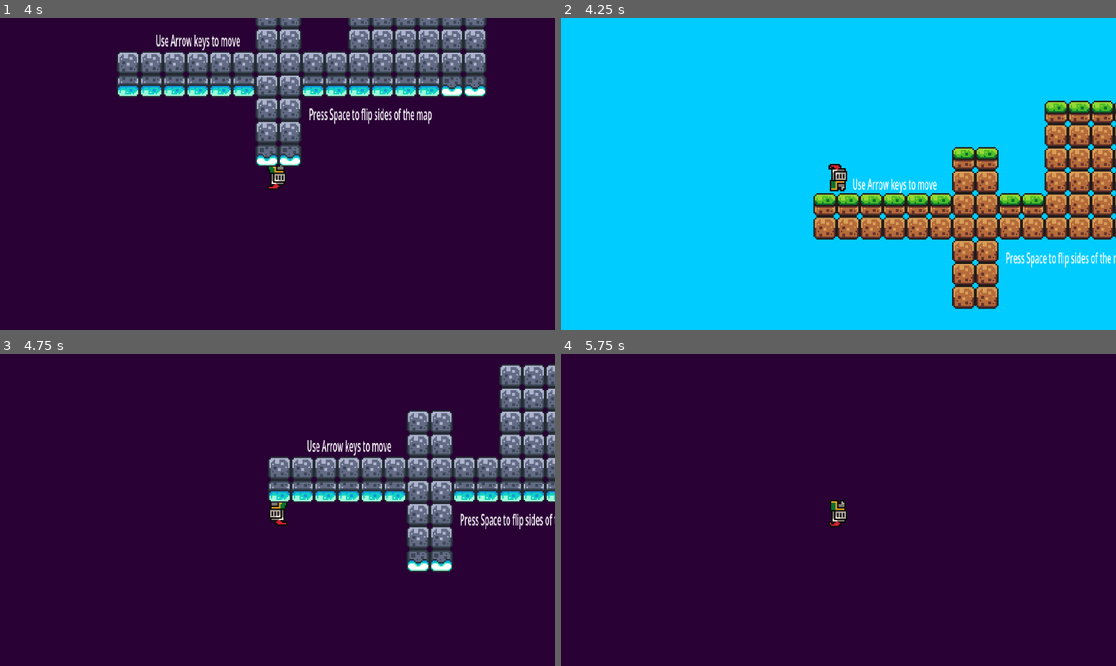
Above: before the commit, frames 1-4 (two rows, left to right).
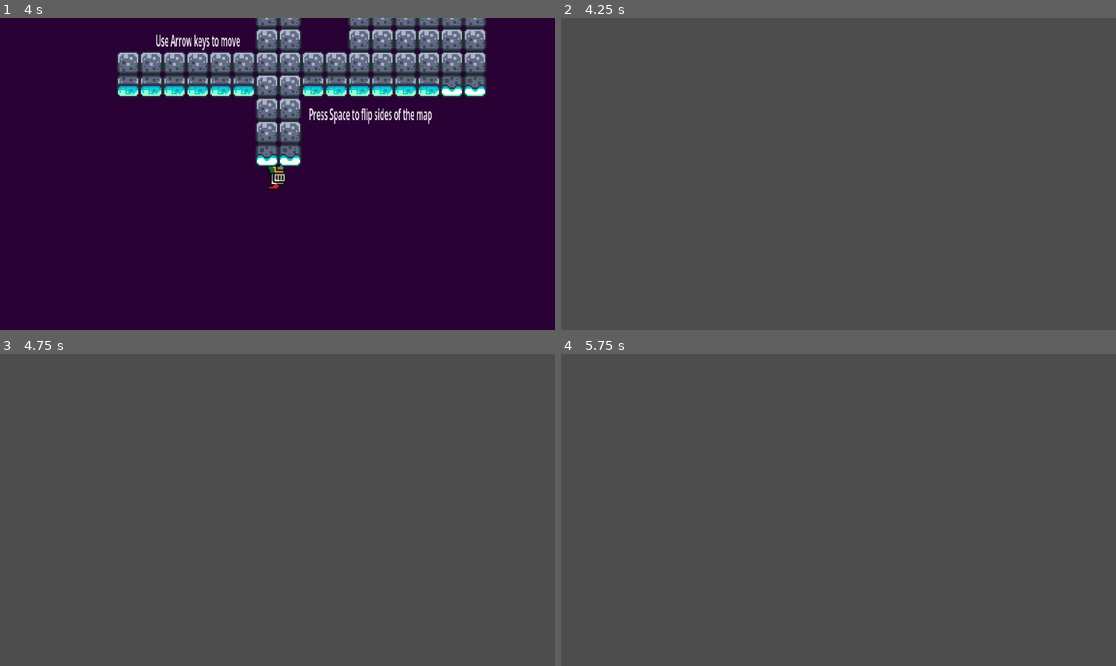
Above: after the commit, the same moments.

Repository: jasjakub1/Flipside
Game: Godot game, scene res://Scenes/Scene 1.tscn
Two runs of this game, one before a commit and one after it. Both use one fixed random seed, a clock stepped at 60 frames per second and the inputs below.
Inputs:
- Up to frame 1 (4 s): tap Space (flip) at 0.5, 1.25, 1.35, 2, 2.75, 3.5, 3.6 s; hold Right (right) 0.53-2.03 s; tap Enter (return, bound only after the commit) at 0.6, 1.55, 2.1, 2.85, 3.8 s; tap Up (up) at 0.77, 1.52, 3.02, 3.77 s; hold Left (left) 2.03-2.78 s; hold Right (right) from 2.78 s (still down)
- Up to frame 2 (4.25 s): keep holding Right (right); tap R (retry) at 4.15 s
- Up to frame 3 (4.75 s): tap Space (flip) at 4.25 s; release Right (right) at 4.28 s; hold Left (left) from 4.28 s (still down); tap Enter (return, bound only after the commit) at 4.35 s; tap Up (up) at 4.52 s
- Up to frame 4 (5.75 s): release Left (left) at 5.03 s; hold Right (right) from 5.03 s (still down); tap Enter (return, bound only after the commit) at 5.1 s

Frame 1 is identical in both runs. In frame 2, 100% of the frame differs, in the area x 0-100%, y 0-100%; in frame 3, 98%; in frame 4, 100%.

Commit message:
Added credits and a main menu

Diff:
--- /dev/null
+++ b/Scenes/Credits.tscn
@@ -0,0 +1,32 @@
+[gd_scene format=3 uid="uid://bqg6wo8v7hqmo"]
+
+[ext_resource type="Script" uid="uid://bs4rcpfmh5evk" path="res://Scripts/creditsController.gd" id="1_7xmno"]
+[ext_resource type="Texture2D" uid="uid://cwpaywp283aws" path="res://Assets/000000.png" id="1_xbebw"]
+[ext_resource type="PackedScene" uid="uid://cafxfgufpiuui" path="res://Prefabs/text_default.tscn" id="2_7xmno"]
+
+[node name="Credits" type="Node2D" unique_id=731817300]
+script = ExtResource("1_7xmno")
+
+[node name="Background" type="Sprite2D" parent="." unique_id=1330707642]
+z_index = -10
+position = Vector2(599, 329)
+scale = Vector2(8.88, 4.44)
+texture = ExtResource("1_xbebw")
+
+[node name="Text1" parent="." unique_id=263910221 instance=ExtResource("2_7xmno")]
+offset_left = 273.0
+offset_top = 57.0
+offset_right = 881.77686
+offset_bottom = 314.0
+scale = Vector2(1, 2.064)
+text = "CREDITS:
+
+Main level designer - Shawn Xu
+Lead programmer - Jasper Jakubauskas
+Lead visual designer - Marco Ma
+
+Assets from Brackey's godot tutorial and Marco Ma's design
+
+Press enter to continue
+"
+horizontal_alignment = 1
--- /dev/null
+++ b/Scenes/Main Menu.tscn
@@ -0,0 +1,60 @@
+[gd_scene format=3 uid="uid://c5qfj7g4r4bbf"]
+
+[ext_resource type="Texture2D" uid="uid://dufks57o6jyfm" path="res://Assets/logo.png" id="1_totuj"]
+[ext_resource type="Texture2D" uid="uid://d30sgolrjpdkk" path="res://Assets/92a4de.png" id="2_hcxxy"]
+[ext_resource type="Texture2D" uid="uid://dbpfo2e2ag7aj" path="res://Assets/platformSplashScreen.png" id="3_ur25d"]
+[ext_resource type="Texture2D" uid="uid://cbenuwrl08w11" path="res://Assets/playMk2.png" id="4_udm2q"]
+[ext_resource type="Script" uid="uid://dpui3u5n8wd42" path="res://Scripts/playButton.gd" id="5_udm2q"]
+[ext_resource type="Texture2D" uid="uid://dh14o0dyiujfg" path="res://Assets/credits.png" id="7_0vewo"]
+[ext_resource type="Script" uid="uid://glfq6h177eb7" path="res://Scripts/CreditButton.gd" id="8_wib81"]
+
+[node name="MainMenu" type="Node2D" unique_id=966724167]
+
+[node name="Logo" type="Node2D" parent="." unique_id=136254229]
+position = Vector2(267, 142)
+scale = Vector2(4.6399994, 4.6399994)
+
+[node name="Sprite2D" type="Sprite2D" parent="Logo" unique_id=280978367]
+texture = ExtResource("1_totuj")
+
+[node name="BackGround" type="Sprite2D" parent="." unique_id=1363930795]
+z_index = -10
+position = Vector2(587.00006, 335.00003)
+scale = Vector2(8.72, 3.7400002)
+texture = ExtResource("2_hcxxy")
+
+[node name="PlatformSplashScreen" type="Sprite2D" parent="." unique_id=1965273188]
+position = Vector2(941, 431)
+scale = Vector2(3.4609375, 3.4609375)
+texture = ExtResource("3_ur25d")
+
+[node name="PlayMk2" type="Sprite2D" parent="." unique_id=723413705]
+position = Vector2(268.00003, 384)
+scale = Vector2(7, 7)
+texture = ExtResource("4_udm2q")
+
+[node name="Button" type="Button" parent="PlayMk2" unique_id=1051770672]
+visibility_layer = 0
+offset_left = -14.571434
+offset_top = -18.714285
+offset_right = -6.571434
+offset_bottom = -10.714285
+scale = Vector2(3.7428577, 1.32)
+script = ExtResource("5_udm2q")
+
+[node name="Credits" type="Sprite2D" parent="." unique_id=808609686]
+position = Vector2(294, 434)
+scale = Vector2(7, 7)
+texture = ExtResource("7_0vewo")
+
+[node name="Button" type="Button" parent="Credits" unique_id=77454541]
+visibility_layer = 0
+offset_left = -24.285719
+offset_top = -11.0
+offset_right = -16.285719
+offset_bottom = -3.0
+scale = Vector2(5, 1.4114282)
+script = ExtResource("8_wib81")
+
+[connection signal="pressed" from="PlayMk2/Button" to="PlayMk2/Button" method="_on_pressed"]
+[connection signal="pressed" from="Credits/Button" to="Credits/Button" method="_on_pressed"]
--- /dev/null
+++ b/Scripts/CreditButton.gd
@@ -0,0 +1,8 @@
+extends Button
+
+
+
+
+func _on_pressed() -> void:
+	sceneLoader.loadSceneFile("res://Scenes/Credits.tscn")
+	pass # Replace with function body.
--- /dev/null
+++ b/Scripts/creditsController.gd
@@ -0,0 +1,7 @@
+extends Node
+
+# Called every frame. 'delta' is the elapsed time since the previous frame.
+func _process(delta: float) -> void:
+	if Input.is_action_just_pressed("return"):
+		sceneLoader.loadSceneFile("res://Scenes/Main Menu.tscn")
+	pass
--- /dev/null
+++ b/Scripts/playButton.gd
@@ -0,0 +1,6 @@
+extends Button
+
+
+func _on_pressed() -> void:
+	sceneLoader.loadSceneNum(sceneLoader.i)
+	pass # Replace with function body.
--- a/Scripts/scene_loader.gd
+++ b/Scripts/scene_loader.gd
@@ -10,5 +10,13 @@
 
 func reloadScene():
 	print("restarting scene")
-	get_tree().change_scene_to_file("res://Scenes/filler.tscn")
+	get_tree().change_scene_to_file.call_deferred("res://Scenes/filler.tscn")
 	get_tree().change_scene_to_file(scenes[i])
+
+func loadSceneNum(sceneNum : int):
+	print("loading scene {sceneNum}")
+	get_tree().change_scene_to_file.call_deferred(scenes[sceneNum])
+
+func loadSceneFile(sceneFilePath : String):
+	print("loading scene...")
+	get_tree().change_scene_to_file.call_deferred(sceneFilePath)
--- a/project.godot
+++ b/project.godot
@@ -51,6 +51,11 @@
 "events": [Object(InputEventKey,"resource_local_to_scene":false,"resource_name":"","device":-1,"window_id":0,"alt_press …(192 unchanged characters)…
 ]
 }
+return={
+"deadzone": 0.2,
+"events": [Object(InputEventKey,"resource_local_to_scene":false,"resource_name":"","device":-1,"window_id":0,"alt_pressed":false,"shift_pressed":false,"ctrl_pressed":false,"meta_pressed":false,"pressed":false,"keycode":0,"physical_keycode":4194309,"key_label":0,"unicode":0,"location":0,"echo":false,"script":null)
+]
+}
 
 [physics]
 
Binary file added: Assets/000000.png
Not shown, added: Assets/000000.png.import
Binary file added: Assets/92a4de.png
Not shown, added: Assets/92a4de.png.import
Binary file added: Assets/credits.png
Not shown, added: Assets/credits.png.import
Binary file added: Assets/levels.png
Not shown, added: Assets/levels.png.import
Binary file added: Assets/logo.png
Not shown, added: Assets/logo.png.import
Binary file added: Assets/platformSplashScreen.png
Not shown, added: Assets/platformSplashScreen.png.import
(and 7 more such lines)
